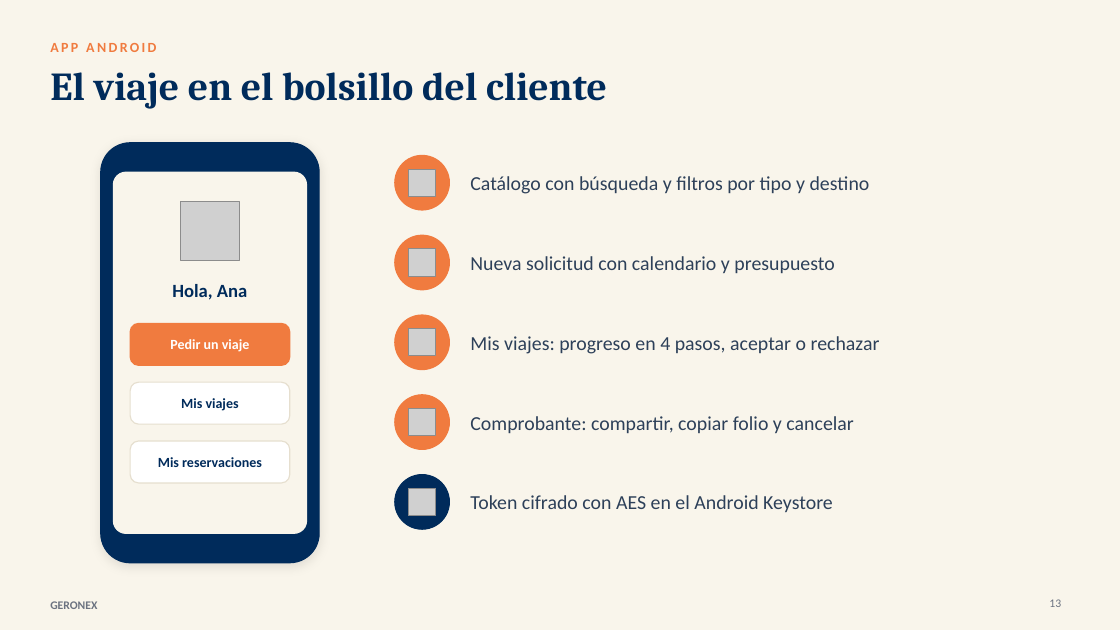
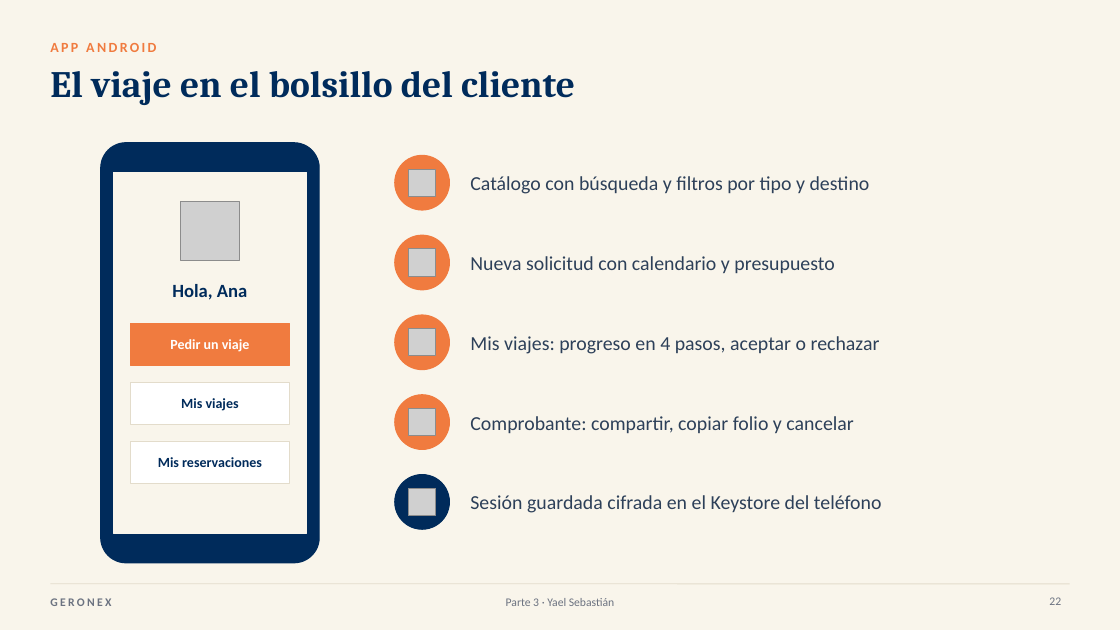
Before and after one commit to DavidVerguita/GERONEX_Equipo5, a slide deck: slide 22 of docs/Presentacion_GERONEX_Final.pptx (slide 13 before the commit). Drawn at 1120x630 pixels with LibreOffice and Linux fonts; fonts in the diff are those of the drawing; grey boxes stand for pictures. Boxes give left, top, right and bottom in pixels: in the first picture for what was removed or moved away, otherwise in the second. Text is boxed around its words. In the diff, an @@ line names an element or a change of style, - is before the commit and + after.

```diff
--- a/docs/Presentacion_GERONEX_Final.pptx
+++ b/docs/Presentacion_GERONEX_Final.pptx
@@ title "El viaje en el bolsillo ..." at [50, 71, 575, 105]: size 34 to 32 pt @@
@@ rounded rectangle at [101, 143, 319, 563]: shadow off; proportions changed @@
@@ rectangle at [113, 172, 307, 534]: rounded rectangle to rectangle @@
@@ rounded rectangle removed at [130, 323, 290, 365] @@
@@ rectangle added at [130, 323, 290, 365], fill #F07B3F, outline #F07B3F 0.75 pt @@
@@ rounded rectangle removed at [130, 382, 290, 424] @@
@@ rectangle added at [130, 382, 290, 424], fill #FFFFFF, outline #E3DCCB 0.75 pt @@
@@ rounded rectangle removed at [130, 441, 290, 483] @@
@@ rectangle added at [130, 441, 290, 483], fill #FFFFFF, outline #E3DCCB 0.75 pt @@
@@ text at [470, 495, 882, 513]: text changed @@
-Token cifrado con AES en el Android Keystore
+Sesión guardada cifrada en el Keystore del teléfono
@@ text "GERONEX" at [50, 598, 111, 606]: letter spacing 0 to 2 pt @@
@@ line added from (50, 584) to (1070, 584), #E3DCCB 0.75 pt @@
@@ text added at [506, 598, 614, 606], 10 pt, text #6B7280 @@
+Parte 3 · Yael Sebastián
@@ page number removed at [1049, 599, 1061, 607] @@
-13
@@ page number added at [1049, 597, 1061, 605], 10 pt, text #6B7280 @@
+22
```
Also in this commit, not shown: 16 other slides changed, 9 slides added, 1 slide removed, 39 other files.
